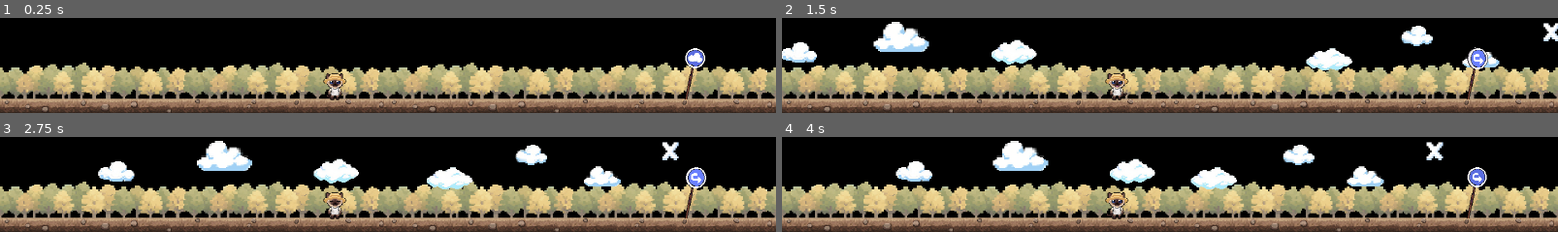
Above: before the commit, frames 1-4 (two rows, left to right).
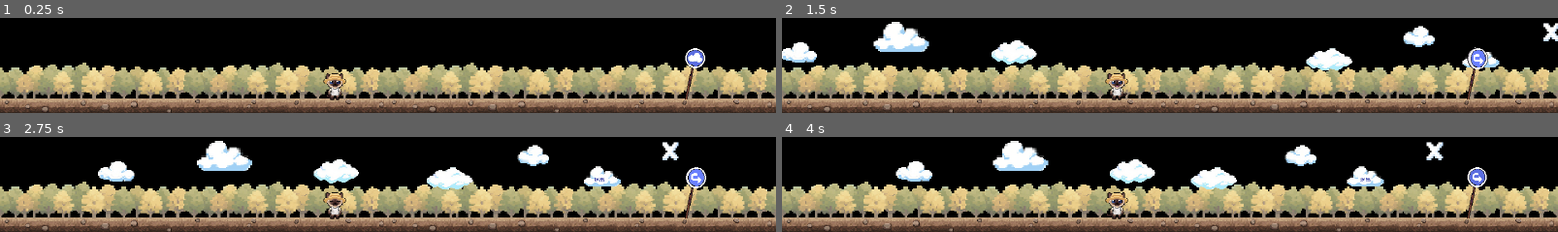
Above: after the commit, the same moments.

Repository: Dkon213/dongwutianpindian
Game: Godot game, scene res://scenes/root_node.tscn
Two runs of this game, one before a commit and one after it. Both use one fixed random seed, a clock stepped at 60 frames per second and the inputs below.
Inputs (mouse positions are in pixels of both pictures, inside the frame that each line leads up to):
- Up to frame 1 (0.25 s): no input
- Up to frame 2 (1.5 s): click (1480, 57) at 0.5 s; click (1480, 57) at 1.25 s
- Up to frame 3 (2.75 s): click (698, 176) at 2 s
- Up to frame 4 (4 s): move the mouse to (1340, 179) at 2.77 s; click (1340, 179) at 2.92 s; move the mouse to (1014, 189) at 3.52 s; click (1014, 189) at 3.67 s

The runs differ from the first frame. In frame 1, 1.4% of the frame differs, in the area x 0-100%, y 35-96%; in frame 2, 1.9%; in frame 3, 1.9%, in the area x 0-100%, y 6-96%; in frame 4, 1.9%.

Commit message:
增加了一个退出按钮，优化了一下行动逻辑
现在终于可以通过正常人的方式退出游戏了 = = ；
现在执行休息的时间更长了，杜绝碎片化休息！
现在如果是小走状态下收到移动指令，会正常切换为大走或跑步了

Diff:
--- a/scenes/character/ji_chi.tscn
+++ b/scenes/character/ji_chi.tscn
@@ -954,6 +954,7 @@
 shape = SubResource("RectangleShape2D_iwkqx")
 
 [node name="AnimatedSprite2D" type="AnimatedSprite2D" parent="."]
+texture_filter = 1
 position = Vector2(0, 7)
 scale = Vector2(0.3272727, 0.3272728)
 sprite_frames = SubResource("SpriteFrames_8hpvm")
--- a/scenes/map_field.tscn
+++ b/scenes/map_field.tscn
@@ -15,21 +15,25 @@
 [node name="map_field" type="Node2D"]
 
 [node name="field_groung1" type="Sprite2D" parent="."]
+texture_filter = 1
 position = Vector2(912, 406.00006)
 scale = Vector2(1.425, 1.42)
 texture = ExtResource("1_d4hxt")
 
 [node name="field_ground2" type="Sprite2D" parent="."]
+texture_filter = 1
 position = Vector2(2736.0002, 406)
 scale = Vector2(1.4285746, 1.418567)
 texture = ExtResource("1_d4hxt")
 
 [node name="field_trees1" type="Sprite2D" parent="."]
+texture_filter = 1
 position = Vector2(913, 293)
 scale = Vector2(1.425, 1.425)
 texture = ExtResource("2_n6xbp")
 
 [node name="field_trees2" type="Sprite2D" parent="."]
+texture_filter = 1
 position = Vector2(2737, 293)
 scale = Vector2(1.425, 1.425)
 texture = ExtResource("2_n6xbp")
--- a/scenes/root_node.tscn
+++ b/scenes/root_node.tscn
@@ -8,6 +8,7 @@
 [ext_resource type="Texture2D" uid="uid://bmmpjj3fbvnec" path="res://assets/Menu_cloud/cloud_4.png" id="6_l3gbx"]
 [ext_resource type="Texture2D" uid="uid://c1spcv8lrmwny" path="res://assets/Menu_cloud/cloud_x.png" id="7_l3gbx"]
 [ext_resource type="PackedScene" uid="uid://cenbtsvh11dp5" path="res://scenes/character/ji_chi.tscn" id="8_d78ui"]
+[ext_resource type="FontFile" uid="uid://b86wx7eamo74q" path="res://assets/Fonts/Uranus_Pixel_11Px.ttf" id="8_gwtxu"]
 [ext_resource type="PackedScene" uid="uid://p7xg2b3fodxu" path="res://scenes/menu_guide.tscn" id="9_vhsfa"]
 
 [sub_resource type="StyleBoxEmpty" id="StyleBoxEmpty_l3gbx"]
@@ -450,6 +451,7 @@
 metadata/_edit_use_anchors_ = true
 
 [node name="1" type="AnimatedSprite2D" parent="menu_left"]
+texture_filter = 1
 position = Vector2(104, 166)
 scale = Vector2(0.339947, 0.339947)
 sprite_frames = SubResource("SpriteFrames_65evt")
@@ -459,6 +461,7 @@
 frame_progress = 0.857075
 
 [node name="2" type="AnimatedSprite2D" parent="menu_left"]
+texture_filter = 1
 position = Vector2(601, 87.00001)
 scale = Vector2(0.491195, 0.491195)
 sprite_frames = SubResource("SpriteFrames_qvdbn")
@@ -466,6 +469,7 @@
 frame_progress = 0.490758
 
 [node name="3" type="AnimatedSprite2D" parent="menu_left"]
+texture_filter = 1
 position = Vector2(1124, 162.00002)
 scale = Vector2(0.385157, 0.385156)
 sprite_frames = SubResource("SpriteFrames_fekcl")
@@ -481,6 +485,7 @@
 metadata/_edit_use_anchors_ = true
 
 [node name="x" type="AnimatedSprite2D" parent="menu_right"]
+texture_filter = 1
 position = Vector2(1250, 63)
 scale = Vector2(0.7716669, 0.96000004)
 sprite_frames = SubResource("SpriteFrames_yd5j6")
@@ -497,13 +502,15 @@
 metadata/_edit_use_anchors_ = true
 
 [node name="4" type="AnimatedSprite2D" parent="menu_right"]
-position = Vector2(607.00006, 84)
+texture_filter = 1
+position = Vector2(617, 88)
 scale = Vector2(0.604492, 0.604492)
 sprite_frames = SubResource("SpriteFrames_6e56t")
 autoplay = "default"
 frame_progress = 0.113348
 
 [node name="5" type="AnimatedSprite2D" parent="menu_right"]
+texture_filter = 1
 position = Vector2(205, 197.00002)
 scale = Vector2(0.393765, 0.351562)
 sprite_frames = SubResource("SpriteFrames_jipf2")
@@ -511,18 +518,34 @@
 frame_progress = 0.176488
 
 [node name="6" type="AnimatedSprite2D" parent="menu_right"]
+texture_filter = 1
 position = Vector2(921, 186)
 scale = Vector2(0.326902, 0.32695)
 sprite_frames = SubResource("SpriteFrames_m0wh4")
 autoplay = "default"
 frame_progress = 0.78963
 
+[node name="exit_button" type="Button" parent="menu_right/6"]
+offset_left = -247.7807
+offset_top = -39.761414
+offset_right = 238.60358
+offset_bottom = 146.8115
+theme_override_colors/font_color = Color(0.3375569, 0.3628211, 0.698831, 1)
+theme_override_colors/font_outline_color = Color(0, 0, 0, 1)
+theme_override_fonts/font = ExtResource("8_gwtxu")
+theme_override_font_sizes/font_size = 76
+text = "退出
+"
+flat = true
+
 [node name="JiChi" parent="." instance=ExtResource("8_d78ui")]
 position = Vector2(1571, 305)
 
 [node name="menu_guide" parent="." instance=ExtResource("9_vhsfa")]
+texture_filter = 1
 position = Vector2(3170, 138)
 scale = Vector2(0.25, 0.25)
 
 [connection signal="pressed" from="menu_right/x/Button" to="." method="_show_menu"]
+[connection signal="pressed" from="menu_right/6/exit_button" to="." method="_quit_game"]
 [connection signal="menu_button_pressed" from="menu_guide" to="." method="_show_menu"]
--- a/scripts/ji_chi.gd
+++ b/scripts/ji_chi.gd
@@ -152,6 +152,12 @@
 	#【auto_timer】变量对应的是动作计时器节点，给其设置一个要计的时间，时间范围是【待机动画间隔最小值】到【最大值】
 	auto_timer.wait_time = randf_range(auto_action_interval_min, auto_action_interval_max)
 	auto_timer.start() #根据刚才设定好的随机时间，开始计时
+
+# 设置休息动作的计时器，休息动作需要更长的持续时间（60-90秒）
+func setup_resting_timer():
+	# 设置休息动作的计时器，时间范围为60-90秒
+	auto_timer.wait_time = randf_range(60.0, 90.0)
+	auto_timer.start() # 开始计时
 
 
 
@@ -188,6 +194,7 @@
 			return
 		AnimState.RESTING: # 如果当前是休息中，那就休息结束
 			play_anim(AnimState.FINISH_REST)
+			# 休息结束后，使用默认的待机动作计时器
 			setup_auto_action_timer()
 			return
 		_: # 逻辑兜底，如果是其他情况那就仅重置计时，不进行其他操作
@@ -357,13 +364,28 @@
 		else:
 			# 如果正在移动，增加点击计数
 			click_count += 1
+			# 如果当前是WALK_SMALL状态（待机时的随机小走），接收到鼠标信号后应该切换到WALK_BIG或RUN
+			if current_state == AnimState.WALK_SMALL:
+				# 如果连点次数>=2，立即切换为跑步
+				if click_count >= 2:
+					start_move(AnimState.RUN) # 切换为跑步
+				else:
+					# 单击鼠标，切换为WALK_BIG
+					start_move(AnimState.WALK_BIG) # 切换为大走
+				# 重启计时器，用于检测后续连点和长按
+				click_timer.stop()
+				click_timer.start(click_count_timeout)
 			# 如果连点次数>=2，且当前是走路状态，立即切换为跑步
-			if click_count >= 2 and current_state == AnimState.WALK_BIG:
+			elif click_count >= 2 and current_state == AnimState.WALK_BIG:
 				start_move(AnimState.RUN) # 切换为跑步
+				# 重启计时器，用于检测后续连点（即使已经是跑步，也要重启计时器以检测新的连点窗口）
+				click_timer.stop()
+				click_timer.start(click_count_timeout)
 			# 如果已经是跑步状态，不需要重新调用start_move，target_x已经更新，_physics_process会自动处理
 			# 重启计时器，用于检测后续连点（即使已经是跑步，也要重启计时器以检测新的连点窗口）
-			click_timer.stop()
-			click_timer.start(click_count_timeout)
+			else:
+				click_timer.stop()
+				click_timer.start(click_count_timeout)
 
 	# 处理鼠标松开事件
 	elif event is InputEventMouseButton and not event.pressed and event.button_index == MOUSE_BUTTON_LEFT:
@@ -480,6 +502,8 @@
 			else:
 				# 正常流程，进入休息状态
 				play_anim(AnimState.RESTING)
+				# 设置休息动作的长时间计时器（60-90秒）
+				setup_resting_timer()
 		AnimState.FINISH_REST: # 如果当前休息结束，那看情况执行待机或者行动
 			# 检查是否有post_rest_state元数据（表示收到了鼠标信号）
 			if anim_sprite.has_meta("post_rest_state"):
--- a/scripts/root_node.gd
+++ b/scripts/root_node.gd
@@ -92,3 +92,7 @@
 
 	else:
 		menu_show = true
+
+# 退出游戏函数，点击退出按钮后调用
+func _quit_game() -> void:
+	get_tree().quit()
Not shown: 1 places in scenes/root_node.tscn that only renumber resources
